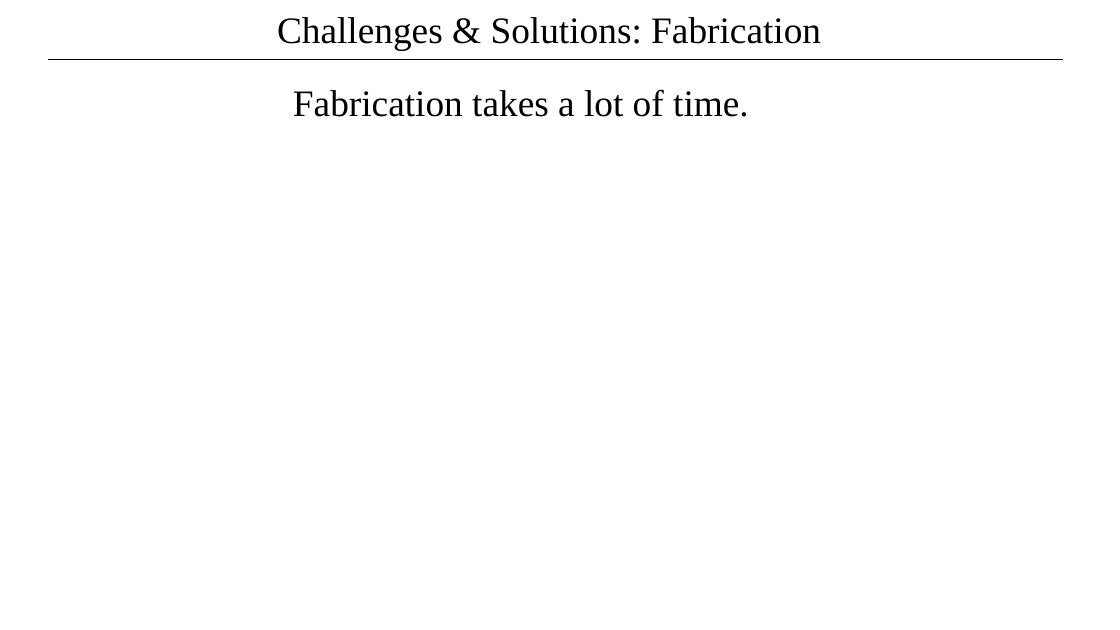
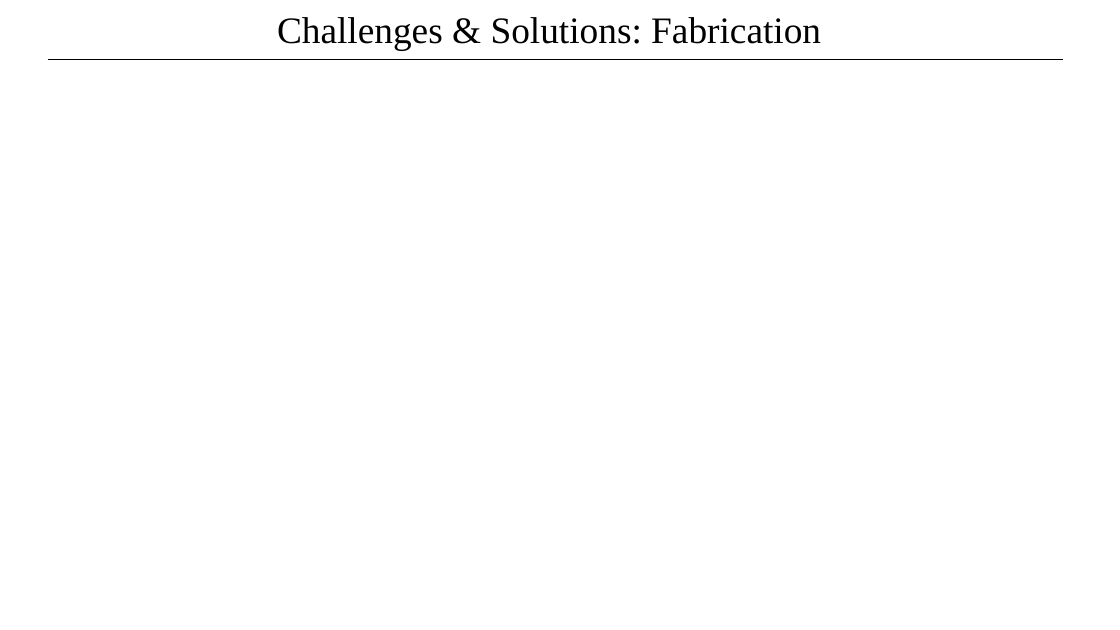
Before and after one commit to psas/electric-feed-system-prototype, a slide deck: slide 4 of Docs/Presentations/Slides/#8 challenges and solutions.pptx. Drawn at 1120x630 pixels with LibreOffice and Linux fonts; fonts in the diff are those of the drawing. Boxes give left, top, right and bottom in pixels: in the first picture for what was removed or moved away, otherwise in the second. Text is boxed around its words. In the diff, an @@ line names an element or a change of style, - is before the commit and + after.

```diff
--- a/Docs/Presentations/Slides/#8 challenges and solutions.pptx
+++ b/Docs/Presentations/Slides/#8 challenges and solutions.pptx
@@ text removed at bbox=[293, 89, 749, 117] @@
-Fabrication takes a lot of time.
```
